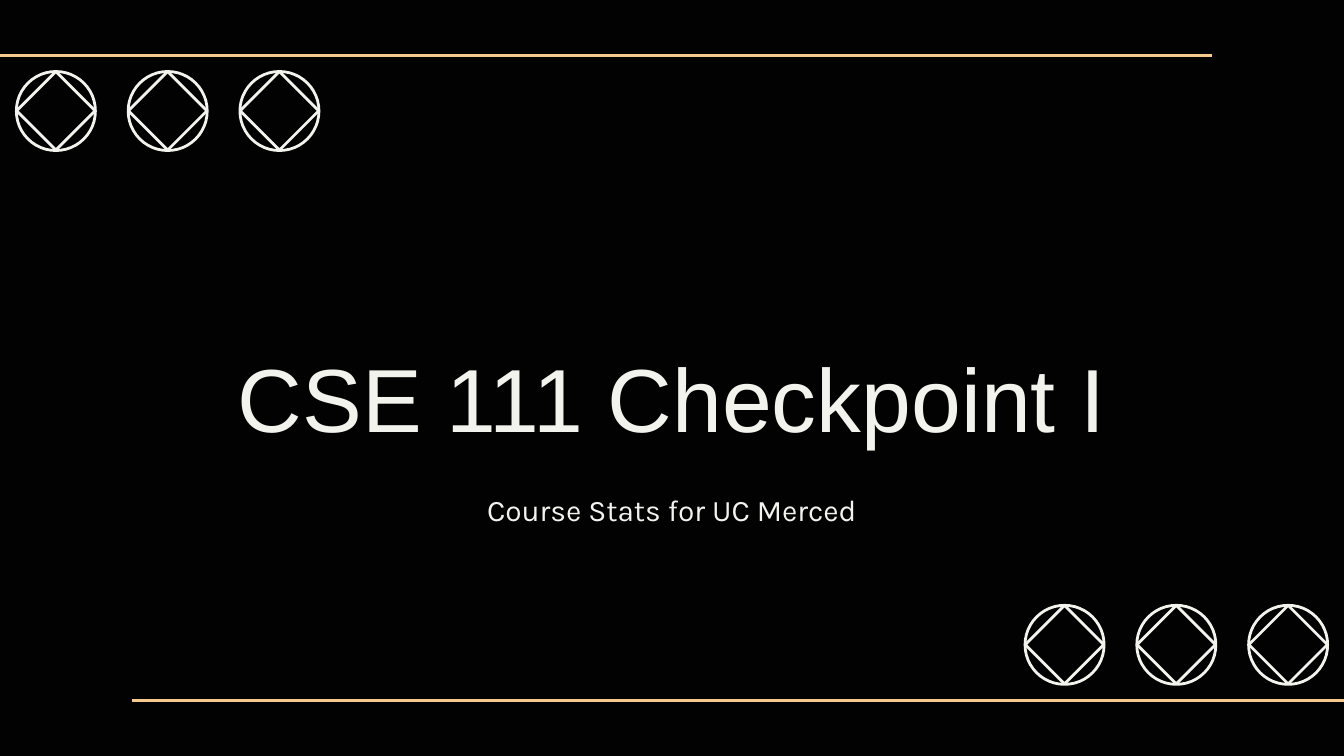
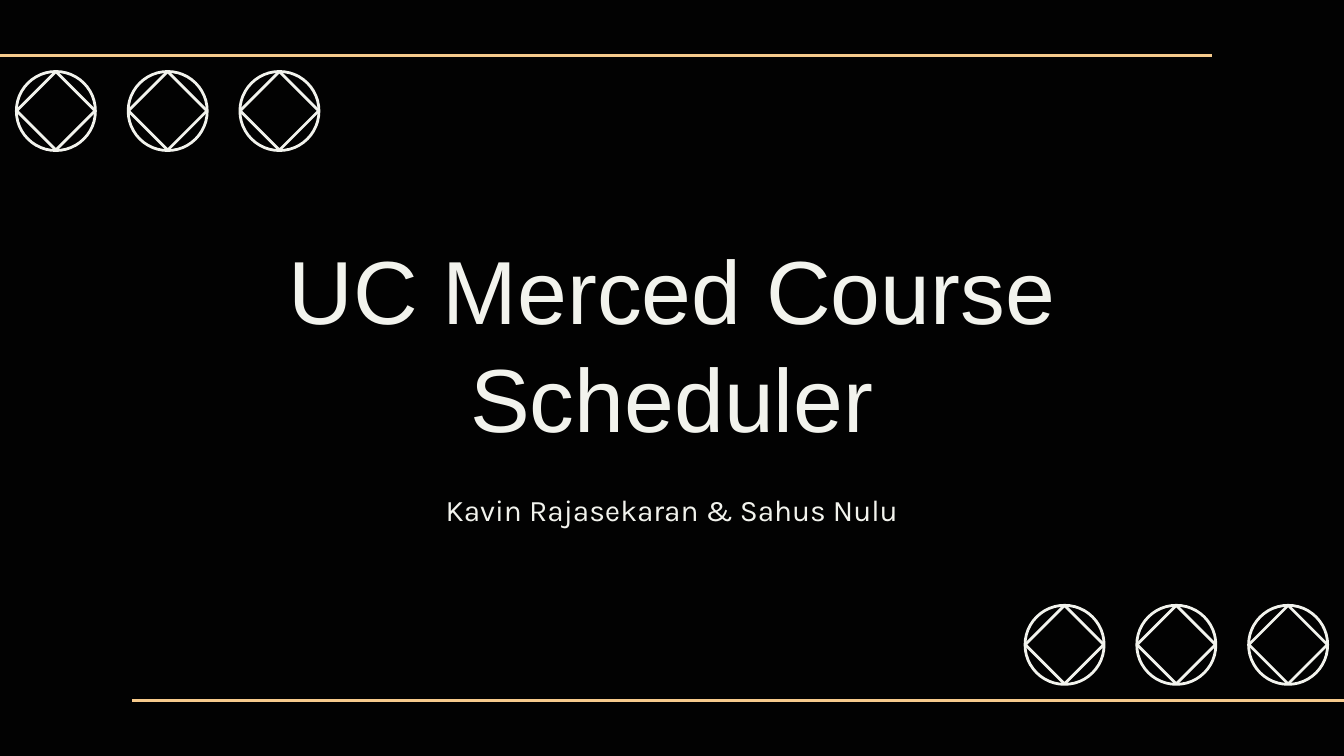
Before and after one commit to Insainian/UCM-Course-Stats, a slide deck: slide 1 of Phase 3/CSE111-Phase 3.pptx. Drawn at 1344x756 pixels with LibreOffice and Linux fonts; fonts in the diff are those of the drawing; background and template pictures are left out. Boxes give left, top, right and bottom in pixels: in the first picture for what was removed or moved away, otherwise in the second. Text is boxed around its words. In the diff, an @@ line names an element or a change of style, - is before the commit and + after.

```diff
--- a/Phase 3/CSE111-Phase 3.pptx
+++ b/Phase 3/CSE111-Phase 3.pptx
@@ title at bbox=[289, 259, 1055, 433]: text changed @@
-CSE 111 Checkpoint I
+UC Merced Course Scheduler
@@ subtitle at bbox=[446, 500, 898, 529]: text changed @@
-Course Stats for UC Merced
+Kavin Rajasekaran & Sahus Nulu
```
Also in this commit, not shown: 1 other slide changed.
